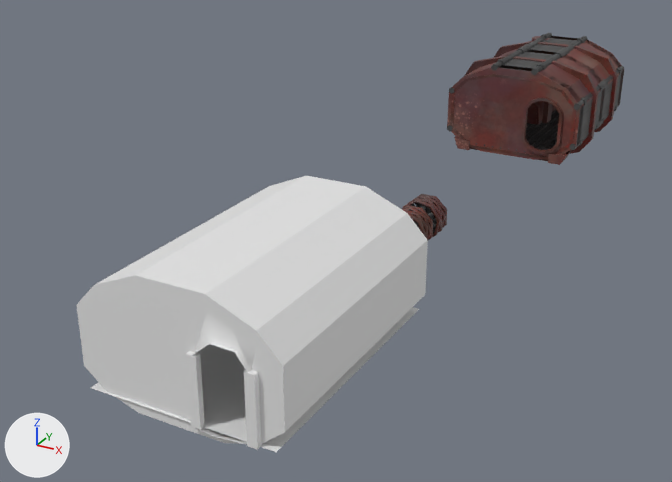
Before and after pictures for a commit that changed the Blender file Blender/engine_room.blend.
Before and after are seen from a camera (50 mm lens) standing at (12.5, -28.8, 13.0) and looking at (-3.0, -0.6, -1.1). Every picture has the same lights, and +X, +Y and +Z are marked at lower left. The older version comes first.
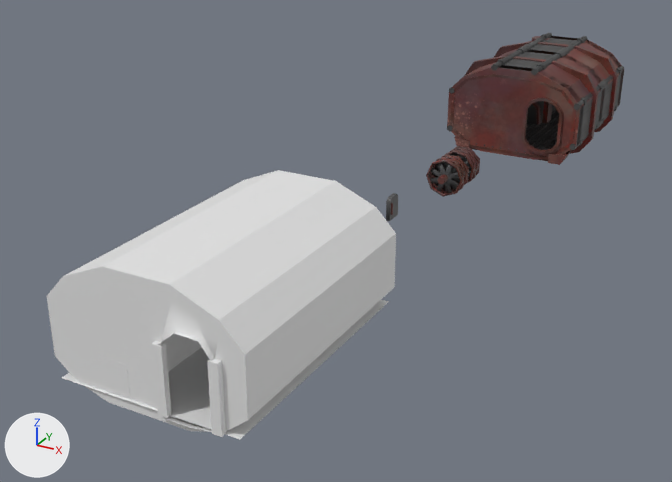
The newer file is also turned or shifted as a whole; pictures and numbers use the older file's frame.

Where the change shows, as pixel boxes (x1, y1, x2, y2) in the pictures (672 x 482 px; the box of a moved part takes in the faces that stretch with it):
'Cube.010', reshaped
    before: (76, 176, 428, 452)
    after: (47, 170, 396, 439)
'Cube.001', moved
    before: (402, 194, 447, 240)
    after: (426, 146, 480, 197)
part 1 of me_cube_008, moved or reshaped
    before: (76, 176, 428, 444)
    after: (47, 170, 396, 432)
part 2 of me_cube_008, moved or reshaped
    before: (91, 307, 419, 452)
    after: (62, 300, 389, 439)
part 3 of me_cube_008, moved or reshaped
    before: (186, 351, 205, 430)
    after: (151, 341, 171, 418)
part 4 of me_cube_008, moved or reshaped
    before: (244, 370, 261, 450)
    after: (207, 359, 226, 437)
part 5 of me_cube_008, added
    after: (99, 334, 201, 400)

The change, as a list of edits to the scene's bpy script:
```text
Change me_cube_008:
    used by ob_cube_010; location = (0.0, -10.0, 0.0)
    remove me_cube_008.from_pydata(...)  # 108 vertices, 96 faces; spans x -3.0..3.0, y -4.09..4.0, z -0.34..3.56
    add me_cube_008.from_pydata(...)  # 124 vertices, 108 faces; spans x -4.0..2.0, y -4.09..4.0, z -0.34..3.56
    me_cube_008 part 1: the loose piece of 88 vertices spanning x -3.0..3.0, y -4.07..3.93, z -0.34..3.56 is moved by (-1.0, 0.0, 0.0)
    me_cube_008 part 2: the loose piece of 4 vertices spanning x -2.8..2.8, y -4.0..4.0, z -0.02 is moved by (-1.0, 0.0, 0.0)
    me_cube_008 part 3: the loose piece of 8 vertices spanning x 0.44..0.73, y -4.09..-3.91, z -0.05..1.95 is moved by (-1.0, 0.0, 0.0)
    me_cube_008 part 4: the loose piece of 8 vertices spanning x 2.05..2.34, y -4.09..-3.91, z -0.05..1.95 is moved by (-1.0, 0.0, 0.0)
    me_cube_008 part 5: a new loose piece, a box spanning x -2.45..-1.55, y -3.93..0.61, z -0.02..1.0
    other edits to the shape of me_cube_008 do not show in these pictures
Change ob_cube_001:
    ob_cube_001.location: (0.0, 0.0, 0.0) -> (-1.0, 6.0, 0.0)
```
